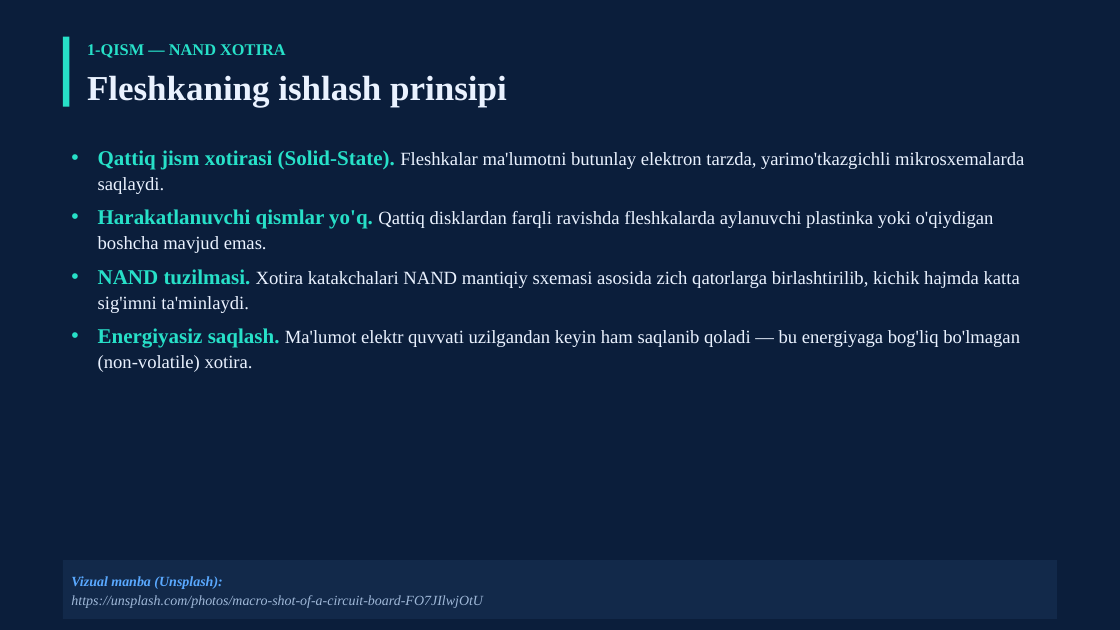
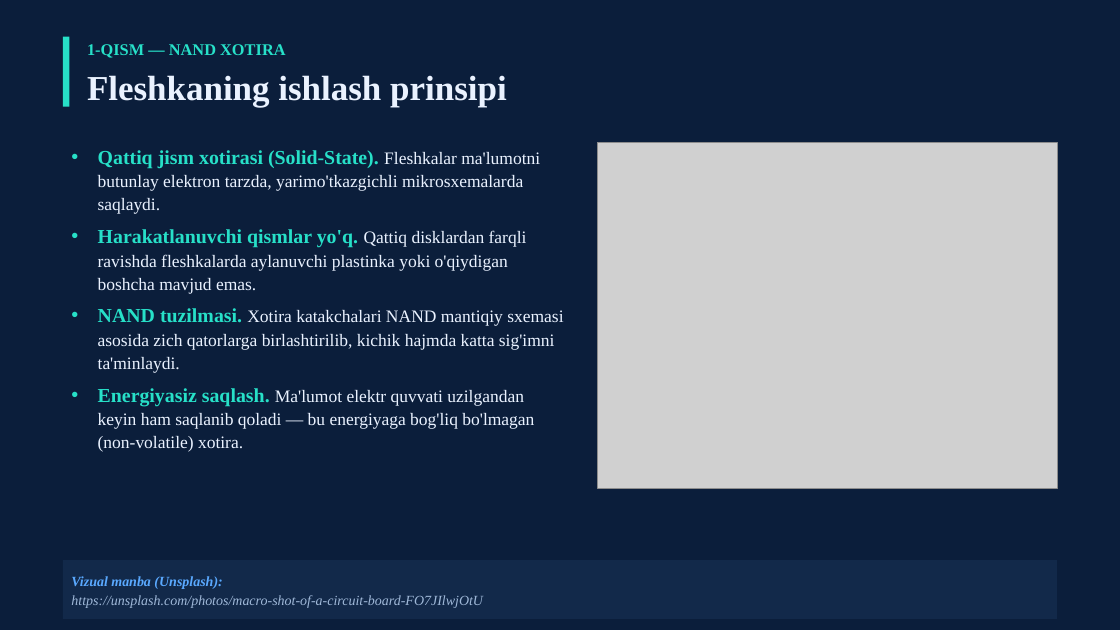
Before and after one commit to dasturland/KK123, a slide deck: slide 3 of Fleshkalar_USB_malumot_saqlashi.pptx. Drawn at 1120x630 pixels with LibreOffice and Linux fonts; fonts in the diff are those of the drawing; grey boxes stand for pictures. Boxes give left, top, right and bottom in pixels: in the first picture for what was removed or moved away, otherwise in the second. Text is boxed around its words. In the diff, an @@ line names an element or a change of style, - is before the commit and + after.

Commit message:
feat: har slaydga joylangan PNG diagrammalar qo'shildi (sof Python grafikasi)
- generate_presentation.py: mini-grafika dvijok (Canvas + 5x7 bitmap shrift +
  PNG koder) va 10 ta diagramma (USB anatomiyasi, NAND matritsa, floating-gate
  kesimi, SLC/MLC Vth grafiklari, yozish/o'qish/o'chirish sxemasi, rasm->bayt
  ->katakcha zanjiri, 3D NAND + sig'im grafigi, bannerlar)
- Har bir slaydda endi haqiqiy joylangan rasm (<p:pic> + ppt/media/*.png)
- slideMaster/slideLayout XML da yetishmagan yopuvchi teglar tuzatildi
- verify_presentation.py: joylangan rasmlarni ham tekshiradi
- README.md yangilandi

```diff
--- a/Fleshkalar_USB_malumot_saqlashi.pptx
+++ b/Fleshkalar_USB_malumot_saqlashi.pptx
@@ text "Qattiq jism xotirasi (Solid-State). Fleshkalar ..." at (x1=98, y1=150, x2=563, y2=452): size 18 to 17 pt in "Qattiq jism xotirasi (Solid-State).", "Harakatlanuvchi qismlar yo'q.", "NAND tuzilmasi.", "Energiyasiz saqlash."; size 16 to 15 pt in "Fleshkalar ma'lumotni butunlay elektron tarzda, yarimo'tkazg ...", "Qattiq disklardan farqli ravishda fleshkalarda aylanuvchi pl ...", "Xotira katakchalari NAND mantiqiy sxemasi asosida zich ...", "Ma'lumot elektr quvvati uzilgandan keyin ham saqlanib ..." @@
@@ picture added at (x1=598, y1=143, x2=1058, y2=489) @@
```
Also in this commit, not shown: 9 other slides changed, 3 other files.
